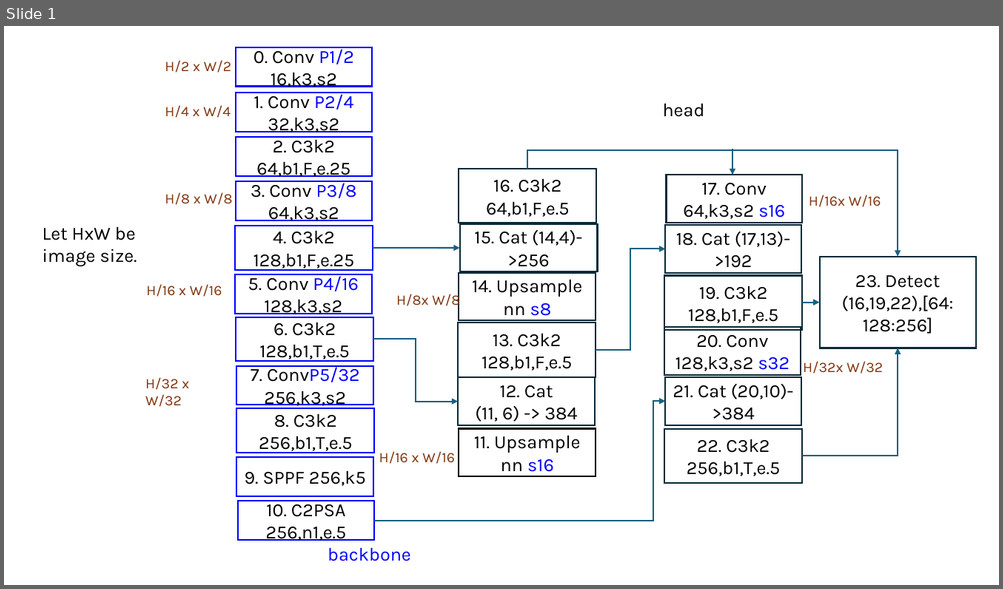
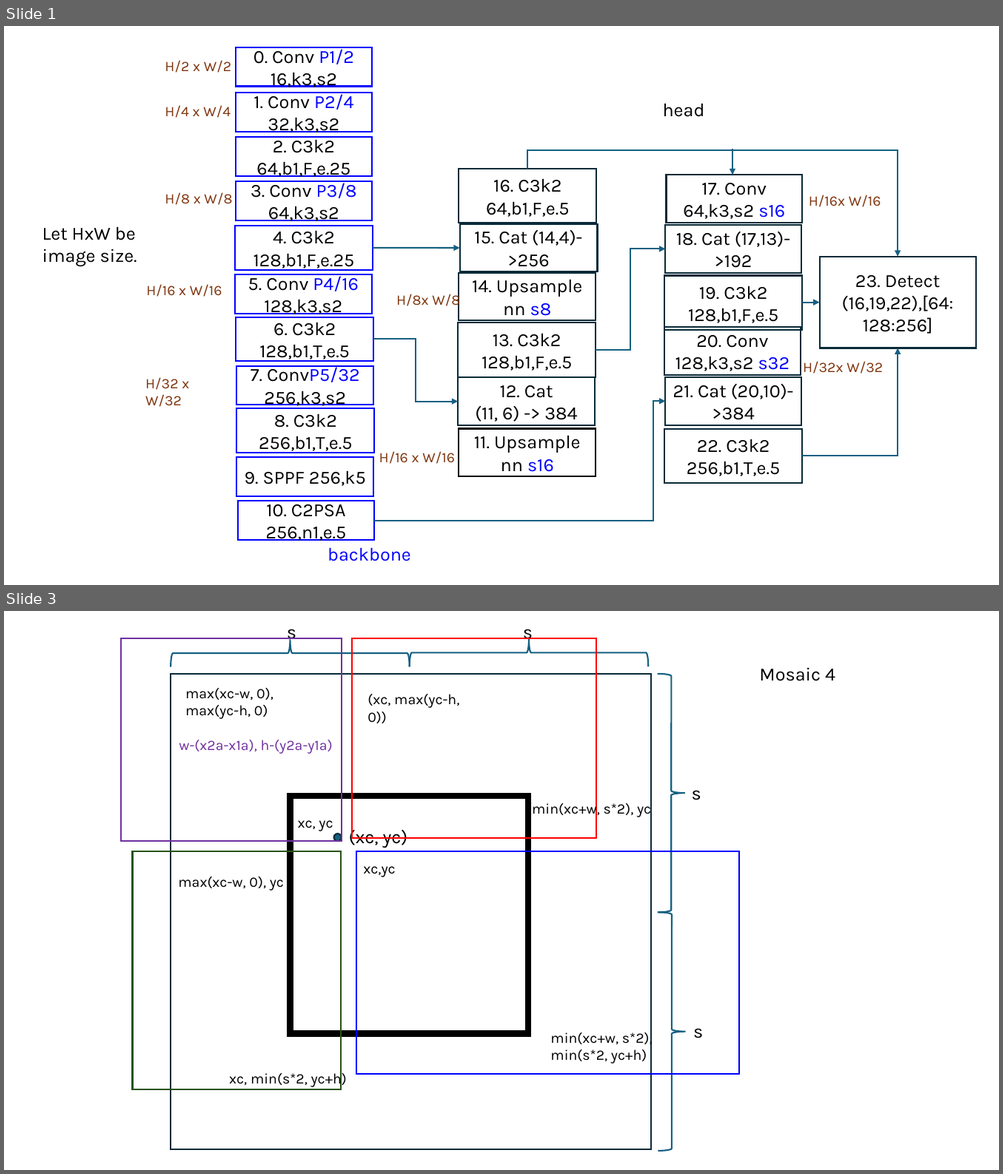
Before and after one commit to s-reaungamornrat/computer_vision, a slide deck: yolov11/doc/network.pptx. Shown one above the other, each under a label of ours: slide 1 before the commit, slides 1 and 3 after it; the slides between them are not shown. The pictures are 1003x589 and 1003x1174 pixels, drawn with LibreOffice and Linux fonts; fonts in the diff are those of the drawing. Boxes give left, top, right and bottom in pixels: in the first picture for what was removed or moved away, otherwise in the second. Text is boxed around its words. In the diff, an @@ line names an element or a change of style, - is before the commit and + after.

```diff
--- a/yolov11/doc/network.pptx
+++ b/yolov11/doc/network.pptx
@@ slide 3 added at (x1=4, y1=611, x2=999, y2=1170), background #FFFFFF @@
@@ text added at (x1=287, y1=629, x2=296, y2=644), 18 pt, text #000000 @@
+s
@@ text added at (x1=523, y1=629, x2=532, y2=644), 18 pt, text #000000 @@
+s
@@ rectangle added at (x1=121, y1=638, x2=342, y2=842), outline #7030A0 1.5 pt @@
@@ right brace added at (x1=170, y1=640, x2=410, y2=667), outline #156082 1.5 pt @@
@@ rectangle added at (x1=352, y1=638, x2=597, y2=839), outline #FF0000 1.5 pt @@
@@ right brace added at (x1=410, y1=639, x2=649, y2=667), outline #156082 1.5 pt @@
@@ rectangle added at (x1=170, y1=674, x2=651, y2=1150), outline #092A39 1.5 pt @@
@@ right brace added at (x1=657, y1=674, x2=686, y2=912), outline #156082 1.5 pt @@
@@ text added at (x1=759, y1=667, x2=835, y2=681), 18 pt, text #000000 @@
+Mosaic 4
@@ text added at (x1=185, y1=688, x2=273, y2=719), 14 pt, text #000000 @@
+max(xc-w, 0),
+max(yc-h, 0)
@@ text added at (x1=367, y1=694, x2=459, y2=723), 14 pt, text #000000 @@
+(xc, max(yc-h, 0))
@@ text added at (x1=179, y1=740, x2=333, y2=754), 14 pt, text #7030A0 @@
+w-(x2a-x1a), h-(y2a-y1a)
@@ rectangle added at (x1=290, y1=796, x2=529, y2=1034), outline #000000 6 pt @@
@@ text added at (x1=526, y1=800, x2=651, y2=818), 14 pt, text #000000 @@
+(min(xc+w, s*2), yc
@@ text added at (x1=691, y1=790, x2=701, y2=800), 18 pt, text #000000 @@
+s
@@ text added at (x1=298, y1=820, x2=333, y2=832), 14 pt, text #000000 @@
+xc, yc
@@ text added at (x1=349, y1=826, x2=408, y2=848), 18 pt, text #000000 @@
+(xc, yc)
@@ rectangle added at (x1=132, y1=852, x2=341, y2=1090), outline #275417 1.5 pt @@
@@ ellipse added at (x1=334, y1=834, x2=341, y2=842), fill #156082, outline #092A39 1.5 pt @@
@@ rectangle added at (x1=356, y1=852, x2=738, y2=1074), outline #0000FF 1.5 pt @@
@@ text added at (x1=178, y1=877, x2=284, y2=891), 14 pt, text #000000 @@
+max(xc-w, 0), yc
@@ text added at (x1=363, y1=866, x2=395, y2=877), 14 pt, text #000000 @@
+xc,yc
@@ right brace added at (x1=657, y1=912, x2=686, y2=1151), outline #156082 1.5 pt @@
@@ text added at (x1=550, y1=1030, x2=652, y2=1064), 14 pt, text #000000 @@
+min(xc+w, s*2), min(s*2, yc+h)
@@ text added at (x1=693, y1=1028, x2=703, y2=1039), 18 pt, text #000000 @@
+s
@@ text added at (x1=229, y1=1071, x2=347, y2=1089), 14 pt, text #000000 @@
+xc, min(s*2, yc+h)
```
Also in this commit, not shown: 2 other slides added, 19 other files.
